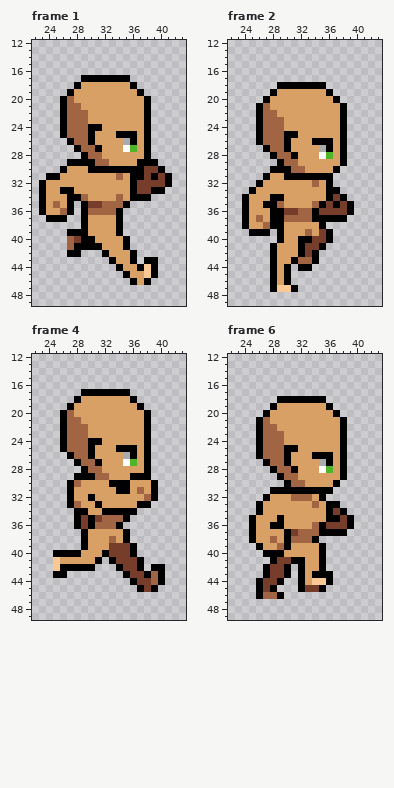
Pixel-art file: assets/Entities/Characters/Body_A/Animations/Run_Base/Run_Side.aseprite. The picture above was drawn from the file before the commit.
64x64 pixels, 6 frames. Pixels under 10% opacity are left out. Colours within 5 levels of each other are drawn and written as one. Shown: frame 1: x 22..43, y 12..49; frame 2: x 22..43, y 12..49; frame 4: x 22..43, y 12..49; frame 6: x 22..43, y 12..49. The commit also changed other frames, which this record leaves out.
After the commit:
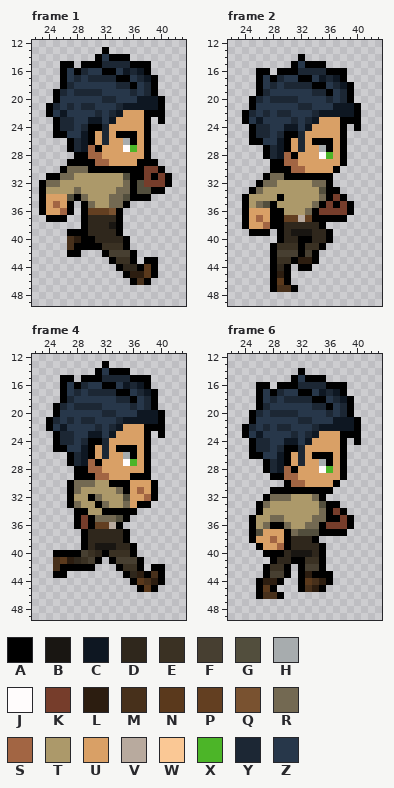
Palette (. is transparent): A #000000  B #191612  C #0e1722  D #2f271c  E #3a3123  F #473f31  G #524e3d  H #a7acae  J #fffcfc  K #763d2b  L #2c1d10  M #47301b  N #5a391c  P #633f21  Q #795230  R #736952  S #a26543  T #ac996a  U #d9a066  V #b8aa9e  W #fac895  X #4cb528  Y #1c2734  Z #27374a
From old to new:
layer "Hair-V1-F1" added
layer "Pants" added
layer "Boots" added
layer "Shirt" added
Changed rows in their new state; - is an unchanged pixel.
Frame 1:
first column x 24:
13 --------A--------
14 -------AZAAA-----
15 --AA-AAAYYYYAAA--
16 --AZAYZZAAZCYCA--
17 --AZYZYYYY--ZYCA-
18 --AYZZZZZZYY-ZYA-
19 -AYZYYYYZZZZYZYA-
20 -AZZZZZZYYZZZCCCA
21 AYZYZYYZZZYCCCCCA
22 AZCZZZZYZYC----AA
23 -AYYZZCCZC------A
24 -AYYZY--Y--------
25 -A-ZZC--Y--------
26 ----YC--Y--------
27 ---AYC-----------
28 ----A------------
30 ---RRR-----------
31 --RRTTTTTTTG-----
32 RRTTTTTTTTTR-G---
33 TTTTRTTTTTRR-GG--
34 ---G-RTTTRRG-----
35 ------RTTRR------
36 ------PPPQ-------
37 ------DDDD-------
38 ------DDDB-------
39 ------DDDD-------
40 ---ML--DDDD------
41 ---M----EEE------
42 ---------FFF-----
43 ----------EE-----
44 -----------DD-N--
45 ------------LLN--
46 -------------M---
Frame 2:
first column x 24:
14 --------A--------
15 -------AZAAA-----
16 --AA-AAAYYYYAAA--
17 --AZAYZZAAZCYCA--
18 --AZYZYYYY--ZYCA-
19 --AYZZZZZZYY-ZYA-
20 -AYZYYYYZZZZYZYA-
21 -AZZZZZZYYZZZCCCA
22 AYZYZYYZZZYCCCCCA
23 AZCZZZZYZYC----AA
24 -AYYZZCCZC------A
25 -AYYZY--Y--------
26 -A-ZZC--Y--------
27 ----YC--Y--------
28 ---AYC-----------
29 ----A------------
31 ----RR-----------
32 ---RRTTTTTRR-----
33 --RTTTTTTTTG-----
34 -TTTT-TTTTTR-----
35 -TRG-TTTTTR------
36 ------TTTR-------
37 ------PPVP-------
38 ------DDDDD------
39 ------DBBBDD-----
40 ------DD--DD-----
41 -----EEE-EE------
42 -----FFF-F-------
43 -----EE-LL-------
44 -----D-----------
45 -----L-----------
46 -----N-----------
47 -----MM----------
Frame 4:
first column x 24:
13 --------A--------
14 -------AZAAA-----
15 --AA-AAAYYYYAAA--
16 --AZAYZZAAZCYCA--
17 --AZYZYYYY--ZYCA-
18 --AYZZZZZZYY-ZYA-
19 -AYZYYYYZZZZYZYA-
20 -AZZZZZZYYZZZCCCA
21 AYZYZYYZZZYCCCCCA
22 AZCZZZZYZYC----AA
23 -AYYZZCCZC------A
24 -AYYZY--Y--------
25 -A-ZZC--Y--------
26 ----YC--Y--------
27 ---AYC-----------
28 ----A------------
30 ----RRRTT--------
31 ----RTTTTTR------
32 ----TT-RTTTG-----
33 ----RTT-RTTR-----
34 ------TT---------
35 -------RRRG------
36 -------PPV-------
37 ------DDDDD------
38 ------DDDDD------
39 ------DBBBDD-----
40 -----FED-EEE-----
41 -MNLDEF---FFF----
42 -M---------EE----
43 ------------DL-M-
44 -------------NML-
45 --------------N--
Frame 6:
first column x 24:
14 --------A--------
15 -------AZAAA-----
16 --AA-AAAYYYYAAA--
17 --AZAYZZAAZCYCA--
18 --AZYZYYYY--ZYCA-
19 --AYZZZZZZYY-ZYA-
20 -AYZYYYYZZZZYZYA-
21 -AZZZZZZYYZZZCCCA
22 AYZYZYYZZZYCCCCCA
23 AZCZZZZYZYC----AA
24 -AYYZZCCZC------A
25 -AYYZY--Y--------
26 -A-ZZC--Y--------
27 ----YC--Y--------
28 ---AYC-----------
29 ----A------------
32 ----RRRTTTR------
33 ---RTTTTTTTG-----
34 ---TTTTTTTTR-----
35 --TTRRTTTTRR-----
36 --TR--RTTRR------
37 --G----RGGG------
38 -------DDD-------
39 -------DDDD------
40 ------DBBBD------
41 -----DD--EE------
42 ----EE---FF------
43 ----FF---L-------
44 ---LL----NML-----
45 ---N-----ML------
46 ---MM------------
Pixel boxes of the changes (left, top, right, bottom) in both pictures:
changed: (46, 47, 165, 285)
changed: (242, 54, 361, 292)
changed: (46, 361, 165, 592)
changed: (242, 368, 361, 599)
